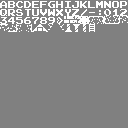
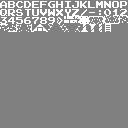
Layer changes from the first 128px x 128px image to the second:
painted on "Background" over [64, 24, 111, 32]
